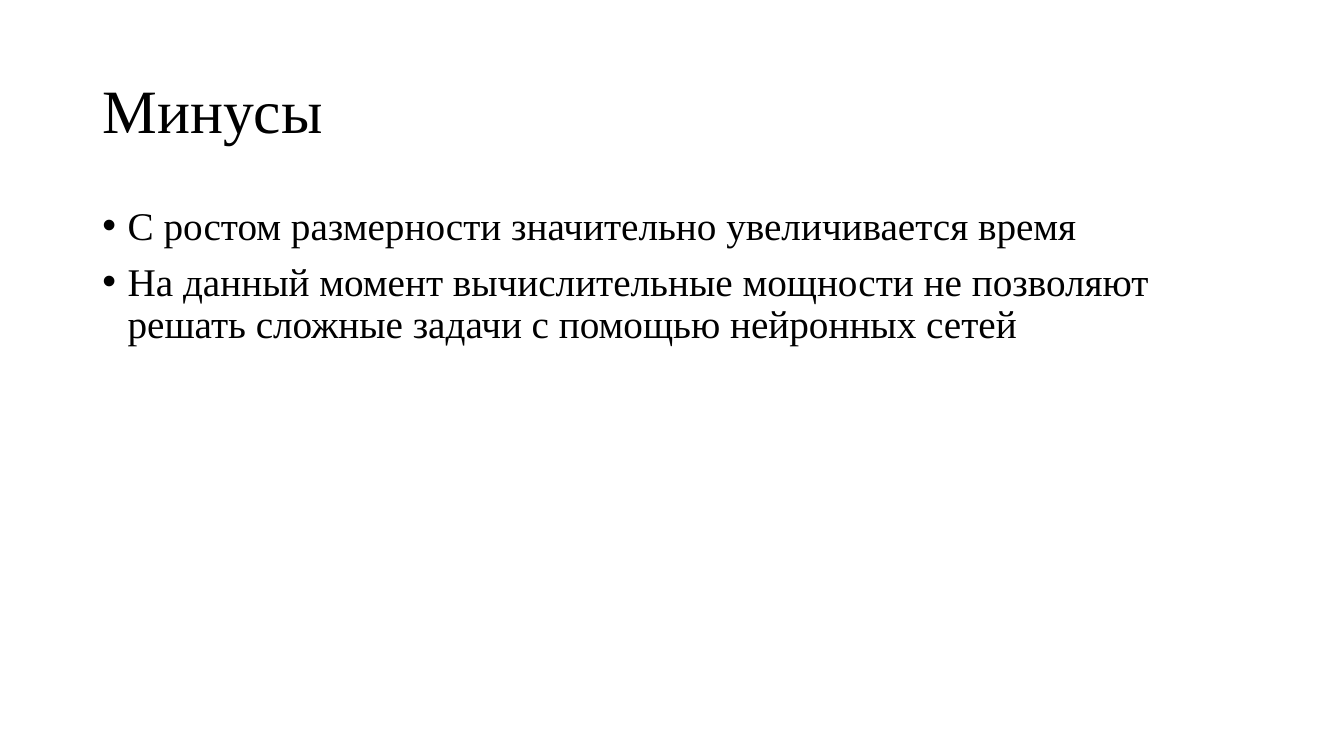
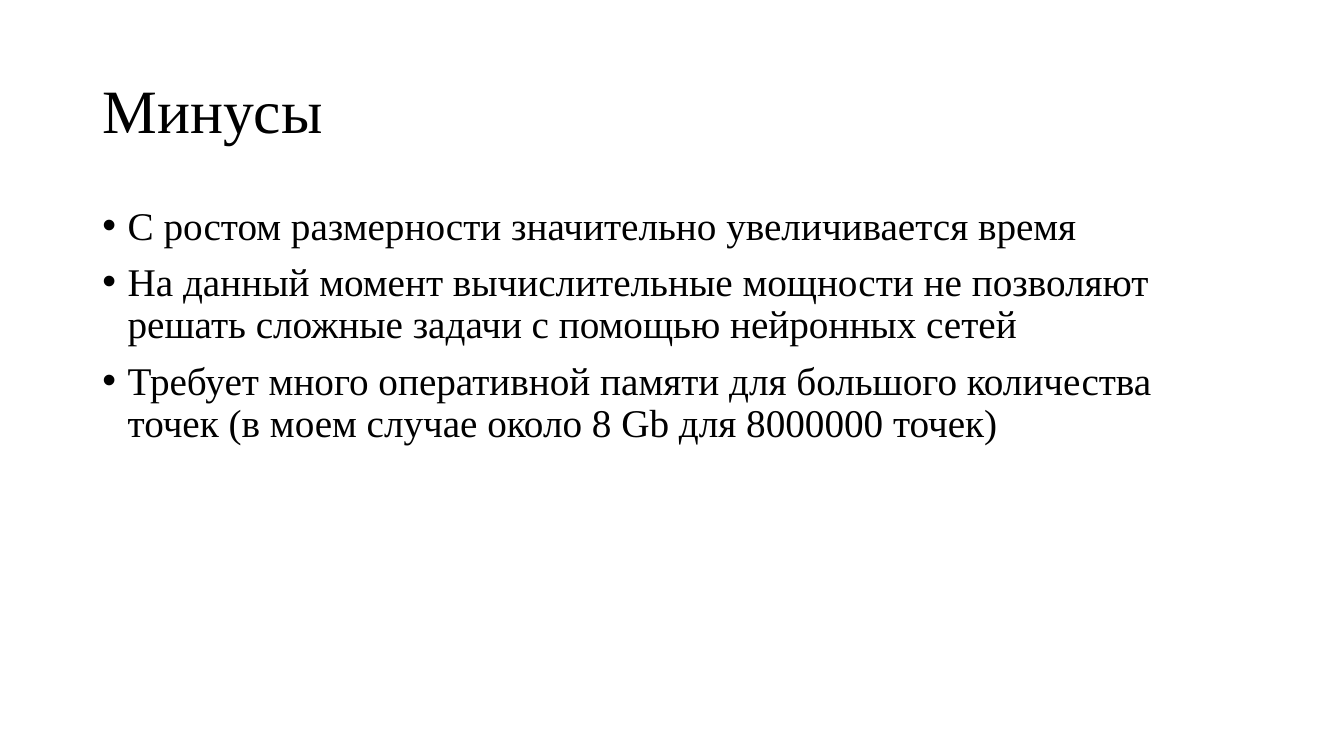
Before and after one commit to Ygrik2003/PINN_GL, a slide deck: slide 6 of src_latex/present.pptx. Drawn at 1344x756 pixels with LibreOffice and Linux fonts; fonts in the diff are those of the drawing. Boxes give left, top, right and bottom in pixels: in the first picture for what was removed or moved away, otherwise in the second. Text is boxed around its words. In the diff, an @@ line names an element or a change of style, - is before the commit and + after.

```diff
--- a/src_latex/present.pptx
+++ b/src_latex/present.pptx
@@ text at (x1=128, y1=367, x2=1151, y2=445): paragraph added @@
+• Требует много оперативной памяти для большого количества точек (в моем случае около 8 Gb для 8000000 точек)
```
Also in this commit, not shown: 3 other slides changed, 1 slide added.
